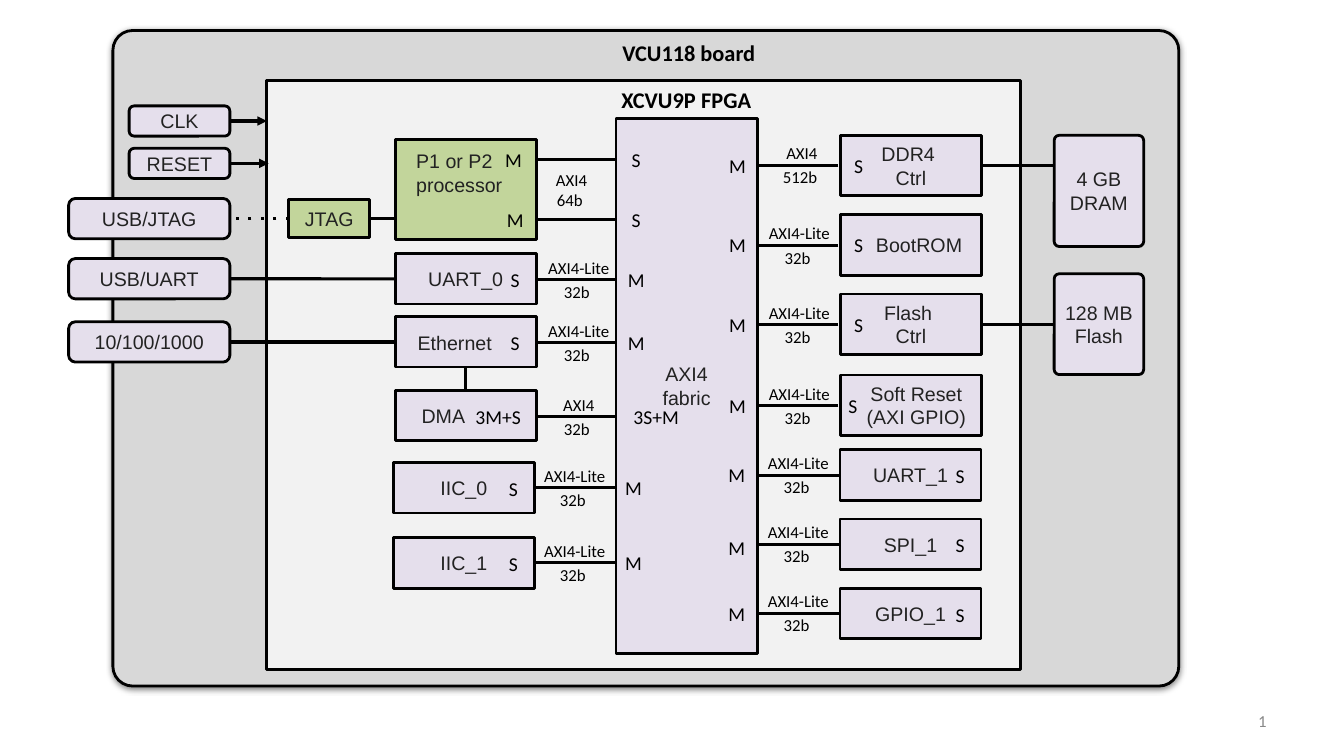
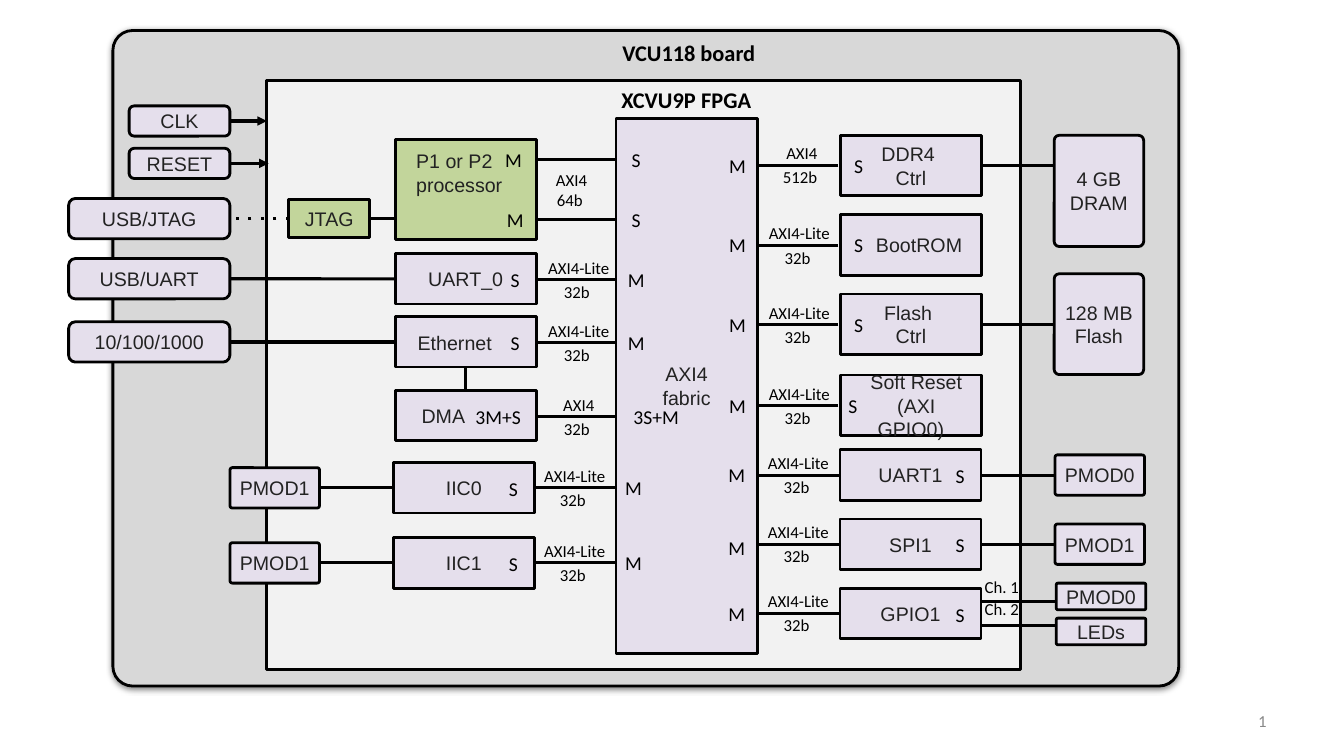
Before and after one commit to GaloisInc/BESSPIN-GFE, a slide deck: slide 1 of documentation_source/systemdiagram.pptx. Drawn at 1344x756 pixels with LibreOffice and Linux fonts; fonts in the diff are those of the drawing. Boxes give left, top, right and bottom in pixels: in the first picture for what was removed or moved away, otherwise in the second. Text is boxed around its words. In the diff, an @@ line names an element or a change of style, - is before the commit and + after.

```diff
--- a/documentation_source/systemdiagram.pptx
+++ b/documentation_source/systemdiagram.pptx
@@ text in rectangle at (878, 398, 944, 440): text changed @@
-(AXI GPIO)
+(AXI GPIO0)
@@ rounded rectangle added at (230, 468, 320, 508), fill #E5DFEC, outline #000000 2 pt, 14 pt, text #222222 @@
+PMOD1
@@ text in rectangle at (878, 468, 942, 482): text changed @@
-UART_1
+UART1
@@ line added from (983, 475) to (1056, 475), #000000 2.25 pt @@
@@ rounded rectangle added at (1056, 455, 1145, 495), fill #E5DFEC, outline #000000 2 pt, 14 pt, text #222222 @@
+PMOD0
@@ line added from (321, 488) to (393, 488), #000000 2.25 pt @@
@@ text in rectangle at (446, 481, 482, 495): text changed @@
-IIC_0
+IIC0
@@ text in rectangle at (889, 538, 932, 552): text changed @@
-SPI_1
+SPI1
@@ rounded rectangle added at (1056, 524, 1145, 565), fill #E5DFEC, outline #000000 2 pt, 14 pt, text #222222 @@
+PMOD1
@@ rounded rectangle added at (230, 542, 320, 583), fill #E5DFEC, outline #000000 2 pt, 14 pt, text #222222 @@
+PMOD1
@@ line added from (321, 563) to (393, 563), #000000 2.25 pt @@
@@ text in rectangle at (446, 556, 482, 570): text changed @@
-IIC_1
+IIC1
@@ line added from (983, 544) to (1056, 544), #000000 2.25 pt @@
@@ text added at (985, 581, 1018, 593), 12 pt, text #000000 @@
+Ch. 1
@@ rounded rectangle added at (1057, 583, 1146, 609), fill #E5DFEC, outline #000000 2 pt, 14 pt, text #222222 @@
+PMOD0
@@ text in rectangle at (880, 607, 940, 621): text changed @@
-GPIO_1
+GPIO1
@@ line added from (983, 601) to (1056, 601), #000000 2.25 pt @@
@@ line added from (983, 626) to (1056, 626), #000000 2.25 pt @@
@@ text added at (985, 602, 1018, 615), 12 pt, text #000000 @@
+Ch. 2
@@ rounded rectangle added at (1057, 618, 1146, 644), fill #E5DFEC, outline #000000 2 pt, 14 pt, text #222222 @@
+LEDs
```
Also in this commit, not shown: 2 other files.
